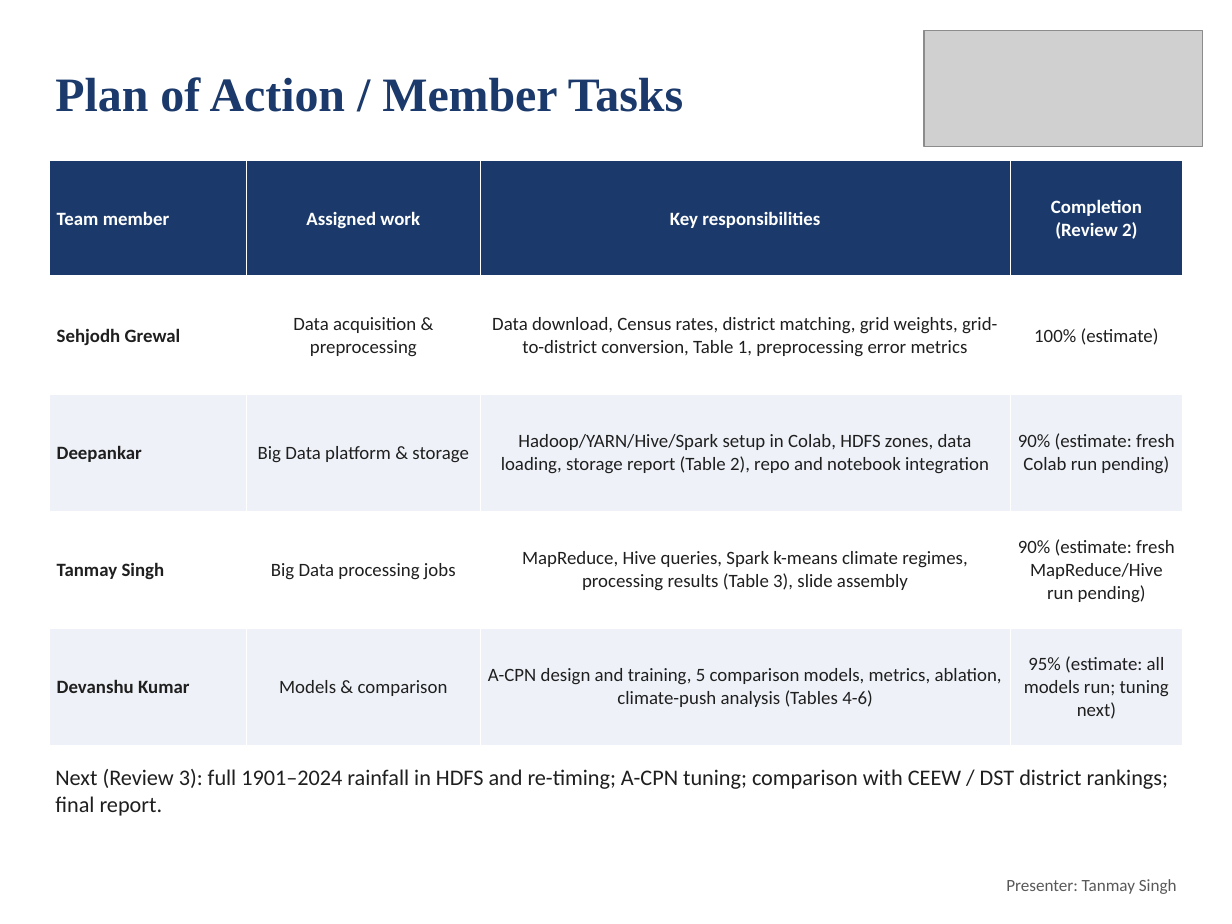
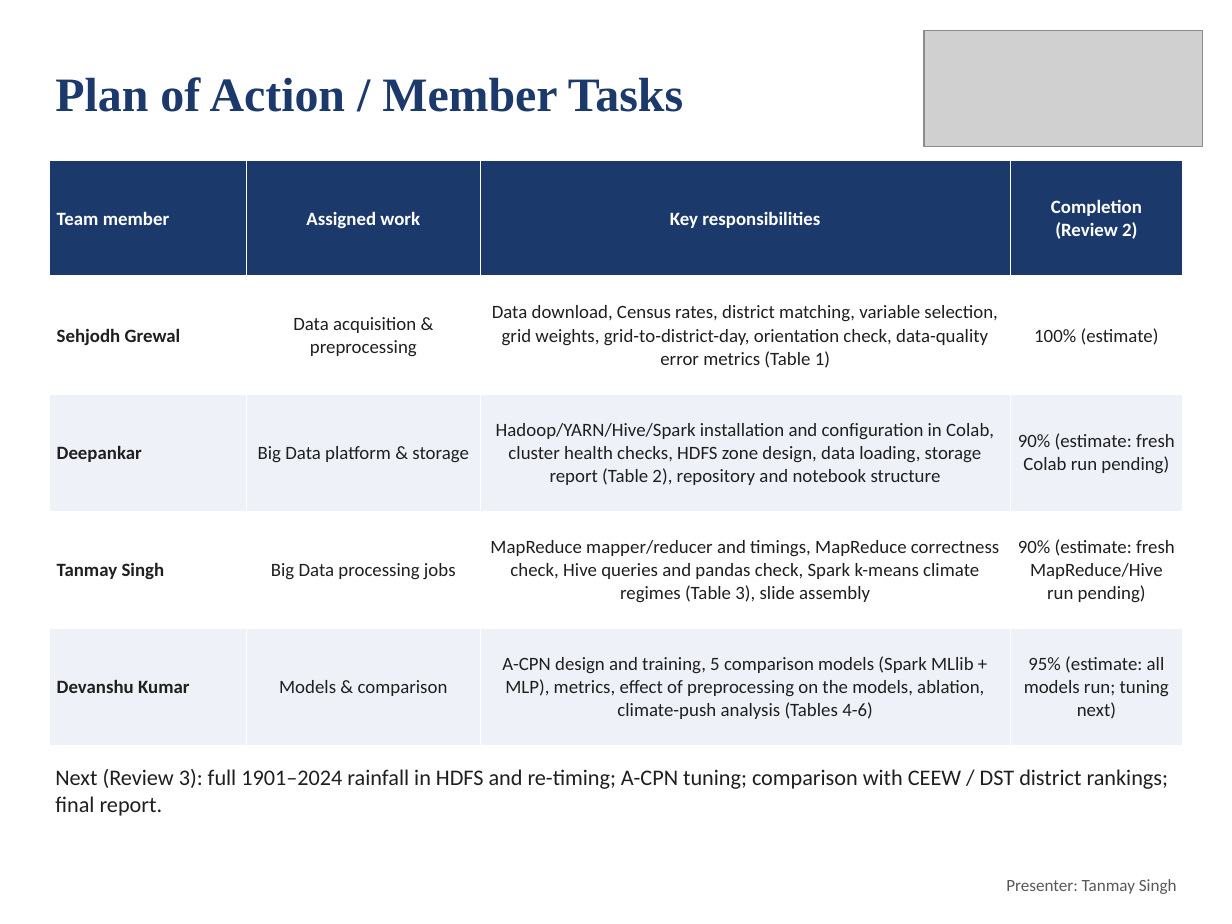
Before and after one commit to deepankarkumar1310/hadoop-ml-algorithm-, a slide deck: slide 28 of docs/Review2_Deck.pptx (slide 26 before the commit). Drawn at 1232x924 pixels with LibreOffice and Linux fonts; fonts in the diff are those of the drawing; grey boxes stand for pictures. Boxes give left, top, right and bottom in pixels: in the first picture for what was removed or moved away, otherwise in the second. Text is boxed around its words. In the diff, an @@ line names an element or a change of style, - is before the commit and + after.

Commit message:
One owner per slide, figure and notebook section; per-owner Colab checks

```diff
--- a/docs/Review2_Deck.pptx
+++ b/docs/Review2_Deck.pptx
@@ table at bbox=[49, 160, 1183, 745] @@
-row 2, column 3: Data download, Census rates, district matching, grid weights, grid-to-district conversion, Table 1, preprocessing error metrics
+row 2, column 3: Data download, Census rates, district matching, variable selection, grid weights, grid-to-district-day, orientation check, data-quality error metrics (Table 1)
-row 3, column 3: Hadoop/YARN/Hive/Spark setup in Colab, HDFS zones, data loading, storage report (Table 2), repo and notebook integration
+row 3, column 3: Hadoop/YARN/Hive/Spark installation and configuration in Colab, cluster health checks, HDFS zone design, data loading, storage report (Table 2), repository and notebook structure
-row 4, column 3: MapReduce, Hive queries, Spark k-means climate regimes, processing results (Table 3), slide assembly
+row 4, column 3: MapReduce mapper/reducer and timings, MapReduce correctness check, Hive queries and pandas check, Spark k-means climate regimes (Table 3), slide assembly
-row 5, column 3: A-CPN design and training, 5 comparison models, metrics, ablation, climate-push analysis (Tables 4-6)
+row 5, column 3: A-CPN design and training, 5 comparison models (Spark MLlib + MLP), metrics, effect of preprocessing on the models, ablation, climate-push analysis (Tables 4-6)
```
Also in this commit, not shown: 7 other slides changed, 2 slides added, 6 other files.
